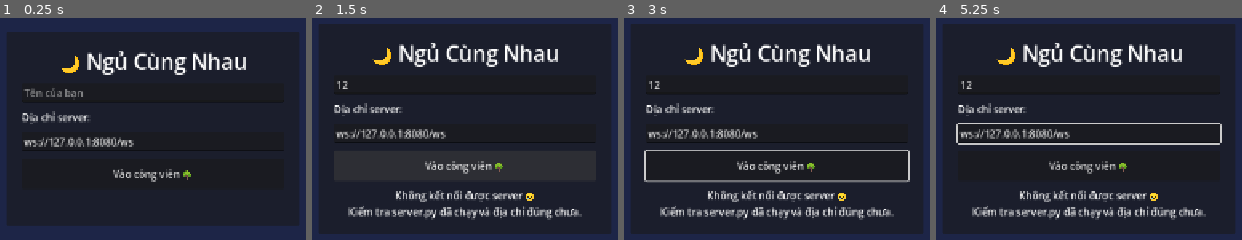
Above: before the commit, frames 1-4 (left to right).
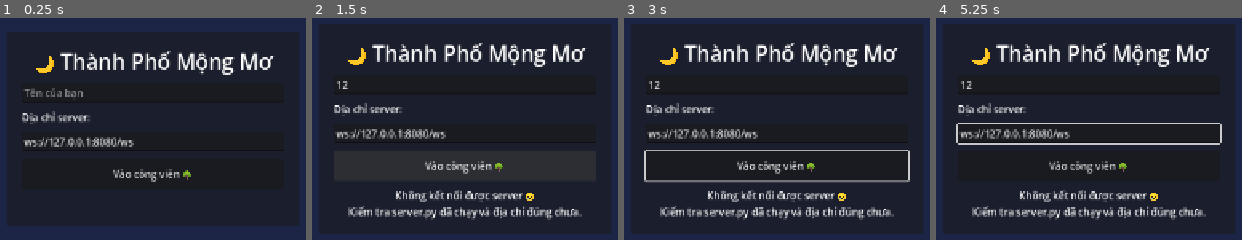
Above: after the commit, the same moments.

Repository: nguyenanhtuan0502/ngu-cung-nhau
Game: Godot game, scene res://scenes/main.tscn
Two runs of this game, one before a commit and one after it. Both use one fixed random seed, a clock stepped at 60 frames per second and the inputs below.
Inputs (mouse positions are in pixels of both pictures, inside the frame that each line leads up to):
- Up to frame 1 (0.25 s): no input
- Up to frame 2 (1.5 s): click (465, 93) at 0.52 s; type "12" at 0.6 s; click "Vào công viên 🌳" at 1.25 s
- Up to frame 3 (3 s): click "Vào công viên 🌳" at 2 s; tap Enter at 2.75 s; move the mouse to (outside the picture) at 2.77 s; hold Right from 2.78 s (still down); click (outside the picture) at 2.92 s
- Up to frame 4 (5.25 s): tap Space at 3.5, 5 s; move the mouse to (outside the picture) at 3.52 s; release Right at 3.53 s; hold Down 3.53-4.28 s; tap Enter at 4.25 s; move the mouse to (1168, 29) at 4.27 s; hold Right 4.28-5.03 s; move the mouse to (1049, 220) at 5.02 s; hold Up from 5.03 s (still down); click (1049, 220) at 5.17 s

The runs differ from the first frame. In frame 1, 4.0% of the frame differs, in the area x 11-90%, y 14-26%; in frame 2, 4.0%, in the area x 11-90%, y 11-23%; in frame 3, 4.0%; in frame 4, 4.0%.

Commit message:
Đổi tên game: Thành Phố Mộng Mơ
Co-Authored-By: Claude Opus 5.5 <noreply@anthropic.com>
Claude-Session: https://claude.ai/code/session_01CZS7Mg1Cif79bPmktNz8jR

Diff:
--- a/godot/project.godot
+++ b/godot/project.godot
@@ -10,7 +10,7 @@
 
 [application]
 
-config/name="Ngủ Cùng Nhau"
+config/name="Thành Phố Mộng Mơ"
 run/main_scene="res://scenes/main.tscn"
 config/features=PackedStringArray("4.7", "GL Compatibility")
 
--- a/godot/scripts/main.gd
+++ b/godot/scripts/main.gd
@@ -169,7 +169,7 @@
 	margin.add_child(box)
 
 	var title := Label.new()
-	title.text = "🌙 Ngủ Cùng Nhau"
+	title.text = "🌙 Thành Phố Mộng Mơ"
 	title.horizontal_alignment = HORIZONTAL_ALIGNMENT_CENTER
 	title.add_theme_font_size_override("font_size", 34)
 	box.add_child(title)
Not shown, changed: CLAUDE.md
